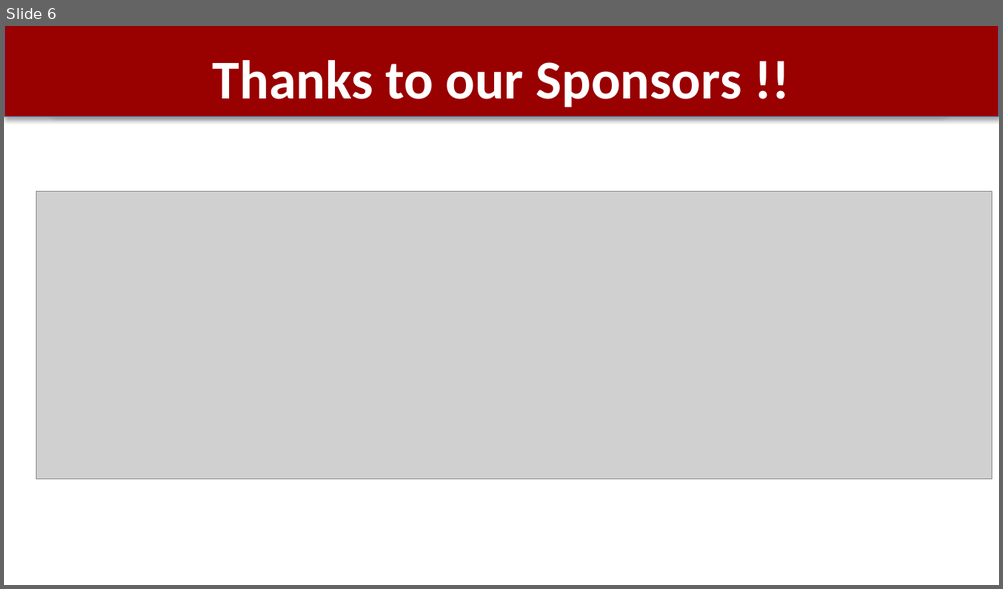
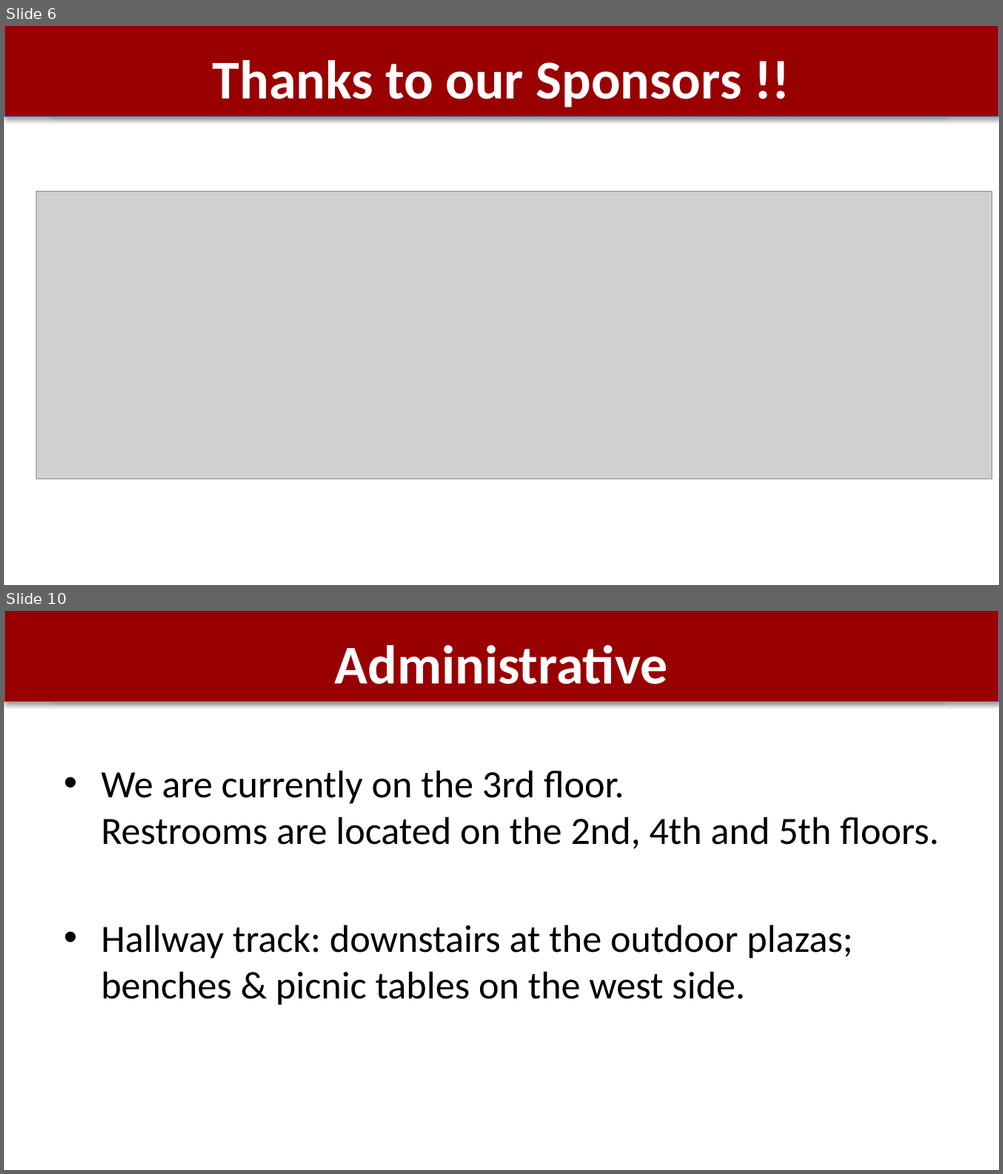
Before and after one commit to dabo/sbc-conference, a slide deck: welcome-2025.pptx. Shown one above the other, each under a label of ours: slide 6 before the commit, slides 6 and 10 after it; the slides between them are not shown. The pictures are 1003x589 and 1003x1174 pixels, drawn with LibreOffice and Linux fonts; fonts in the diff are those of the drawing; grey boxes stand for pictures. Boxes give left, top, right and bottom in pixels: in the first picture for what was removed or moved away, otherwise in the second. Text is boxed around its words. In the diff, an @@ line names an element or a change of style, - is before the commit and + after.

```diff
--- a/welcome-2025.pptx
+++ b/welcome-2025.pptx
@@ slide 10 added at <box>4,611,999,1170</box>, background #FFFFFF; not listed: 2 template elements that a slide beside it also shows @@
@@ title added at <box>335,645,668,684</box>, 39.6 pt, text #FFFFFF, bold @@
+Administrative
@@ text added at <box>101,770,939,1005</box>, 28 pt, text #000000 @@
+• We are currently on the 3rd floor.
+  Restrooms are located on the 2nd, 4th and 5th floors.
+• Hallway track: downstairs at the outdoor plazas; benches & picnic tables on the west side.
```
Also in this commit, not shown: 4 slides changed, 1 slide removed.
